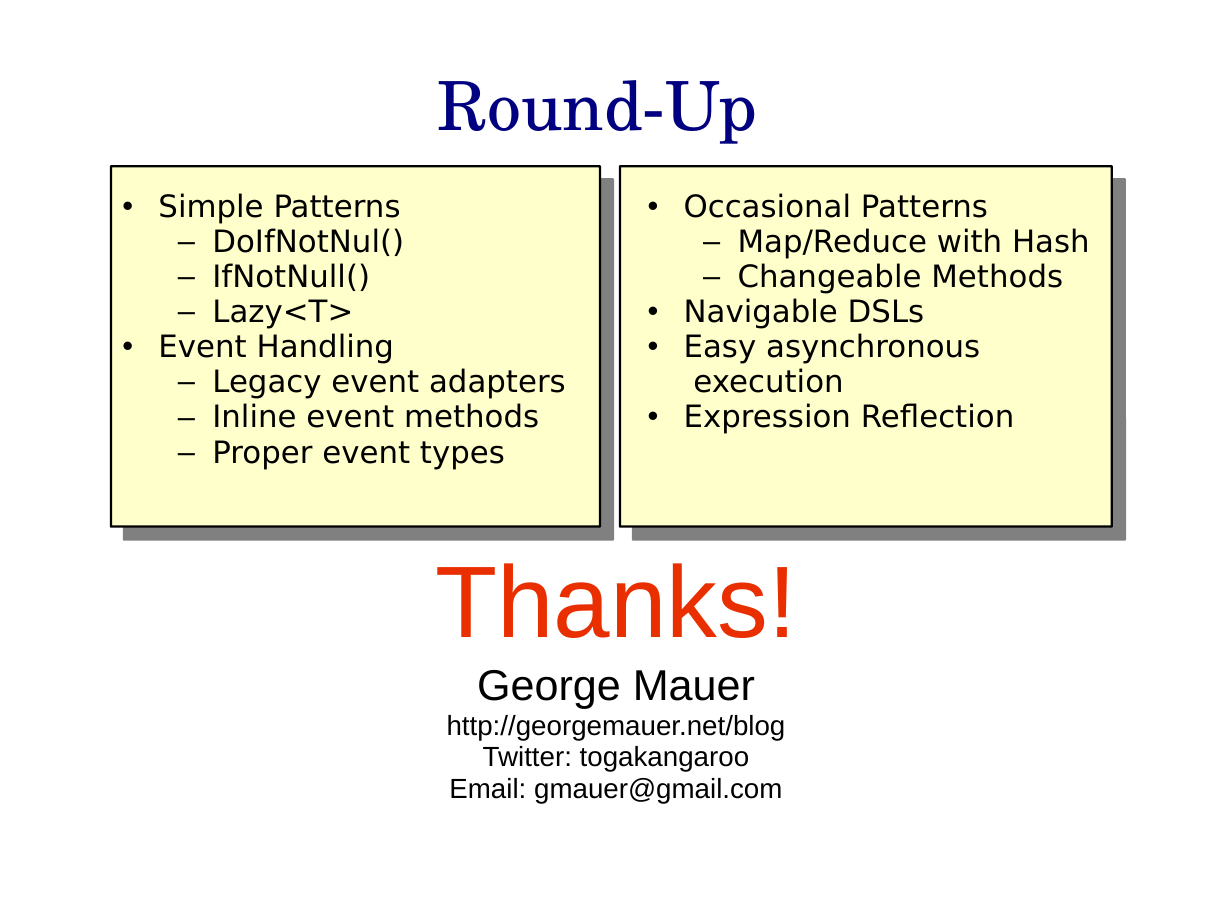
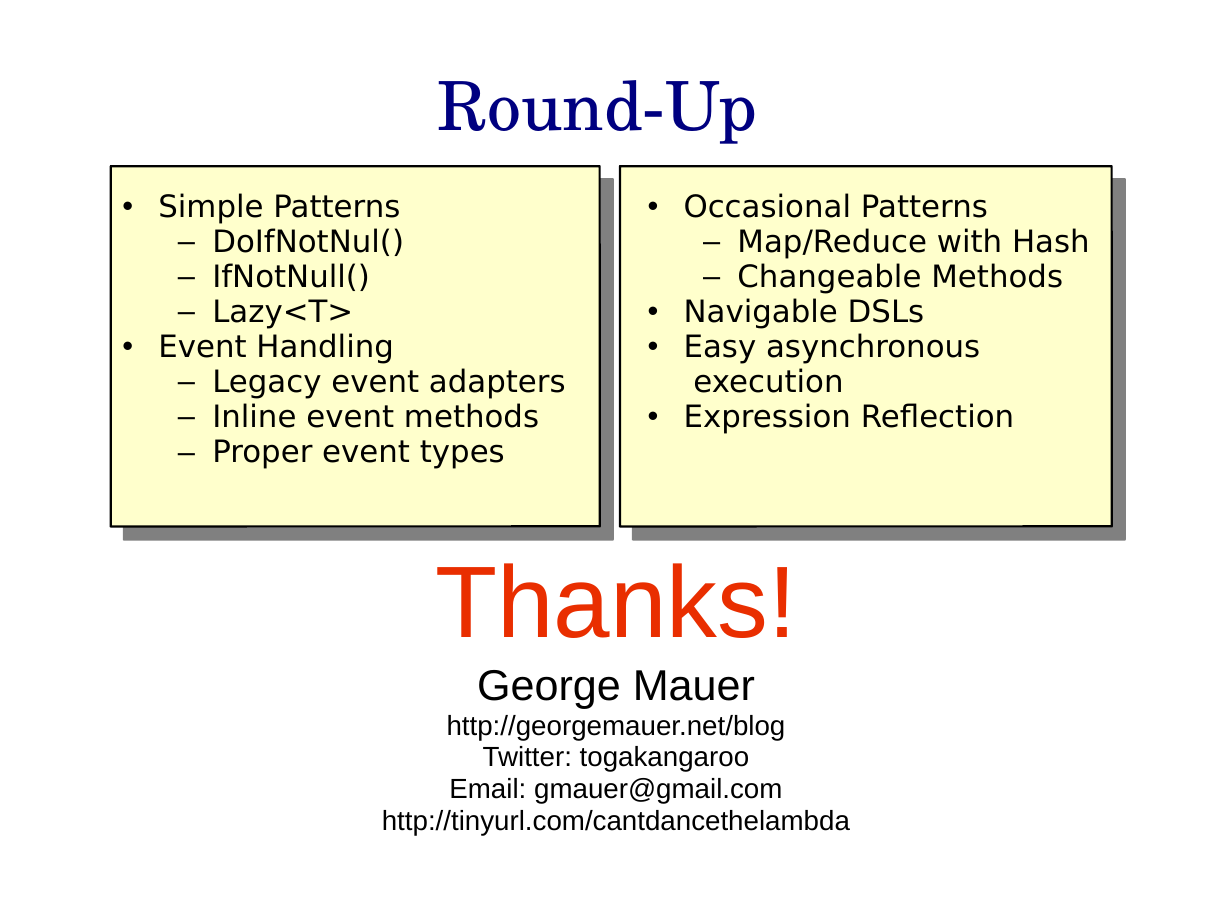
Before and after one commit to hamalawy/gim-projects, a slide deck: slide 15 of presentations/CantDanceTheLambda/docs/Can_t_Dance_the_Lambda.ppt. Drawn at 1232x924 pixels with LibreOffice and Linux fonts; fonts in the diff are those of the drawing; background and template pictures are left out. Boxes give left, top, right and bottom in pixels: in the first picture for what was removed or moved away, otherwise in the second. Text is boxed around its words. In the diff, an @@ line names an element or a change of style, - is before the commit and + after.

```diff
--- a/presentations/CantDanceTheLambda/docs/Can_t_Dance_the_Lambda.ppt
+++ b/presentations/CantDanceTheLambda/docs/Can_t_Dance_the_Lambda.ppt
@@ text at (382, 810, 850, 835): paragraph added @@
+http://tinyurl.com/cantdancethelambda
```
Also in this commit, not shown: 3 other slides changed.
